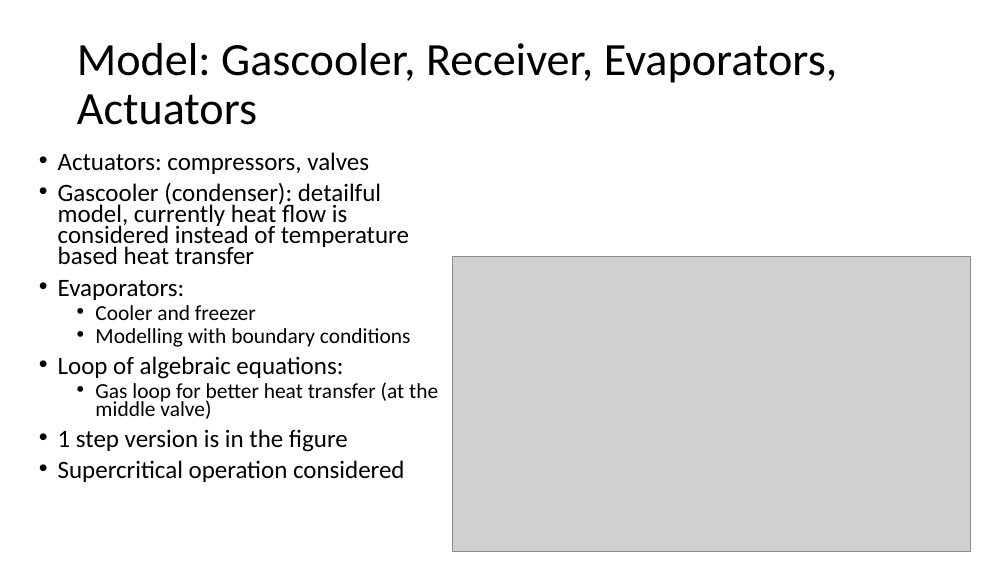
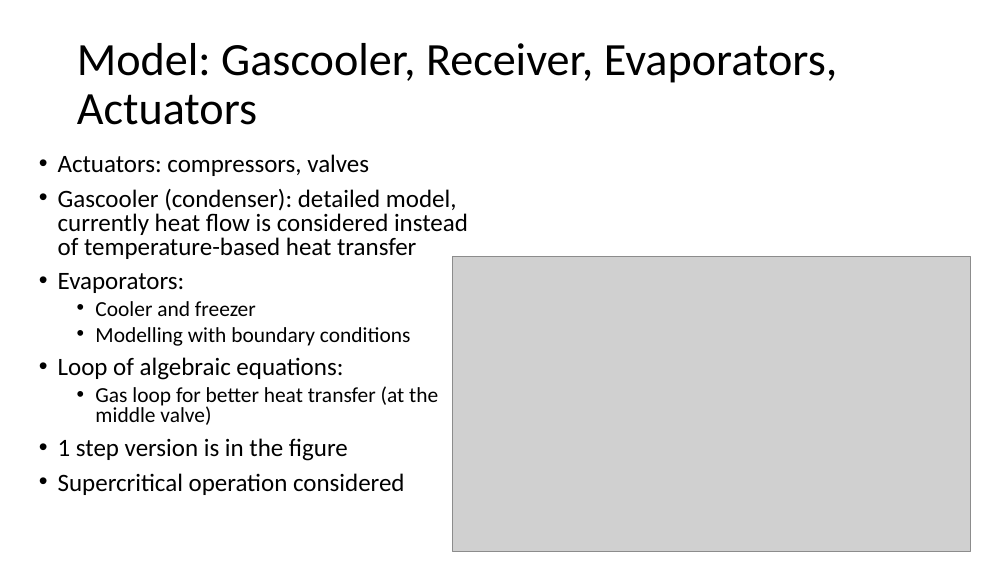
Before and after one commit to zolirulez/refrigDTU, a slide deck: slide 4 of Dynamical simulation of a 2-step refrigeration circle.pptx (slide 3 before the commit). Drawn at 1008x567 pixels with LibreOffice and Linux fonts; fonts in the diff are those of the drawing; grey boxes stand for pictures. Boxes give left, top, right and bottom in pixels: in the first picture for what was removed or moved away, otherwise in the second. Text is boxed around its words. In the diff, an @@ line names an element or a change of style, - is before the commit and + after.

```diff
--- a/Dynamical simulation of a 2-step refrigeration circle.pptx
+++ b/Dynamical simulation of a 2-step refrigeration circle.pptx
@@ text at (x1=58, y1=154, x2=438, y2=495): line spacing 0.7 to 0.8 @@
@@ text at (x1=58, y1=189, x2=468, y2=259): text changed @@
-• Gascooler (condenser): detailful model, currently heat flow is considered instead of temperature based heat transfer
+• Gascooler (condenser): detailed model, currently heat flow is considered instead of temperature-based heat transfer
```
Also in this commit, not shown: 12 other slides changed, 2 slides added.
